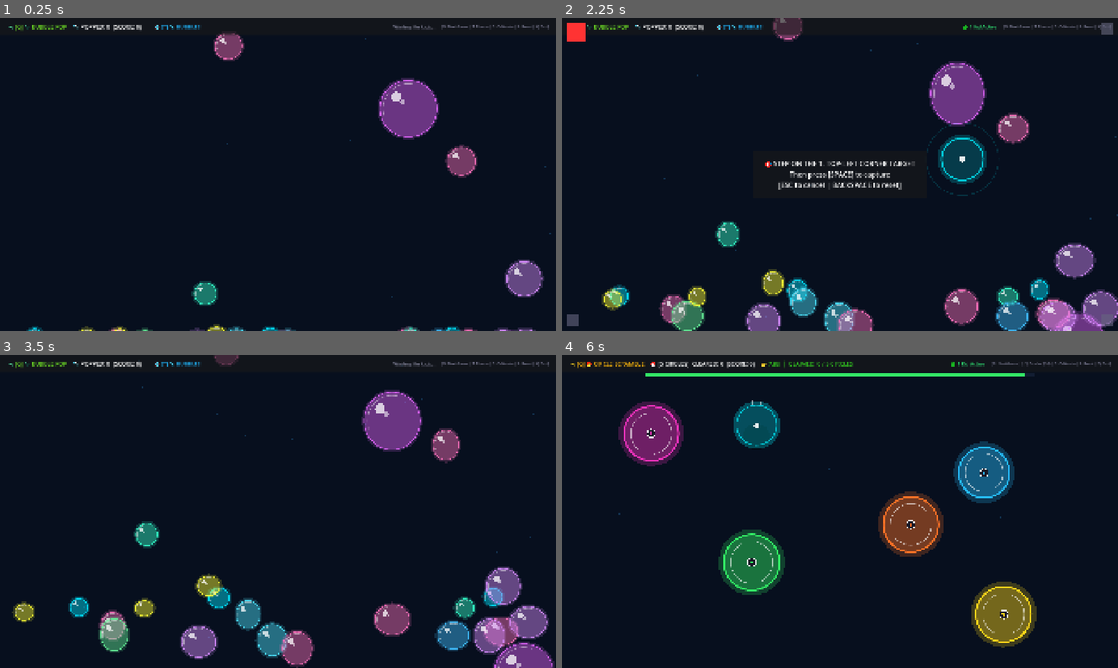
Above: before the commit, frames 1-4 (two rows, left to right).
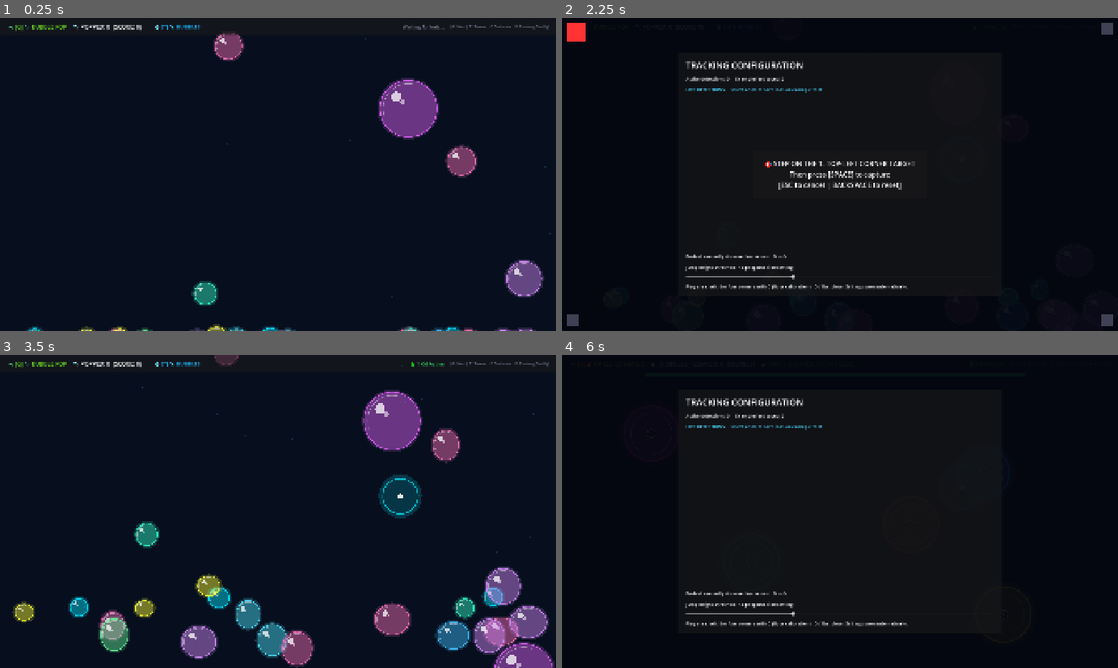
Above: after the commit, the same moments.

Repository: colins/motion-game
Game: Godot game, scene res://scenes/main.tscn
Two runs of this game, one before a commit and one after it. Both use one fixed random seed, a clock stepped at 60 frames per second and the inputs below.
Inputs (mouse positions are in pixels of both pictures, inside the frame that each line leads up to):
- Up to frame 1 (0.25 s): no input
- Up to frame 2 (2.25 s): tap Enter at 0.5 s; move the mouse to (962, 158) at 0.52 s; hold Up 0.53-1.28 s; hold D (toggle_config_screen, bound only after the commit) 0.53-1.28 s; click (962, 158) at 0.67 s; tap Space at 0.77, 1.07, 1.52, 1.82 s; move the mouse to (728, 190) at 1.27 s; hold Down 1.28-2.03 s; tap D (toggle_config_screen, bound only after the commit) at 1.35 s; move the mouse to (895, 105) at 2.02 s; hold Up from 2.03 s (still down); hold D (toggle_config_screen, bound only after the commit) from 2.03 s (still down); tap C at 2.1 s
- Up to frame 3 (3.5 s): keep holding Up; tap Space at 2.75, 3.02, 3.32 s; move the mouse to (250, 574) at 2.77 s; release D (toggle_config_screen, bound only after the commit) at 2.78 s; tap Enter at 2.85 s; click (250, 574) at 2.92 s; tap D (toggle_config_screen, bound only after the commit) at 3.05 s
- Up to frame 4 (6 s): move the mouse to (1006, 558) at 3.52 s; release Up at 3.53 s; hold D (toggle_config_screen, bound only after the commit) 3.53-4.28 s; hold Down 3.53-5.78 s; tap Backspace at 3.6 s; tap Space at 3.77, 4.07, 4.52, 4.82 s; move the mouse to (673, 464) at 4.27 s; tap G at 4.35 s; tap D (toggle_config_screen, bound only after the commit) at 4.55 s; move the mouse to (867, 511) at 5.02 s; hold D (toggle_config_screen, bound only after the commit) 5.03-5.78 s; tap M at 5.1 s; click (867, 511) at 5.17 s; move the mouse to (756, 433) at 5.77 s; hold Up from 5.78 s (still down); tap J at 5.85 s

The runs differ from the first frame. In frame 1, 0.2% of the frame differs, in the area x 70-99%, y 2-4%; in frame 2, 13%; in frame 3, 1.0%; in frame 4, 13%, in the area x 1-99%, y 1-94%.

Commit message:
D key fix

Diff:
--- a/game/scripts/game_manager.gd
+++ b/game/scripts/game_manager.gd
@@ -57,6 +57,11 @@
 var config_screen: CanvasLayer
 
 func _ready() -> void:
+	if not InputMap.has_action("toggle_config_screen"):
+		InputMap.add_action("toggle_config_screen")
+		var config_key := InputEventKey.new()
+		config_key.physical_keycode = KEY_D
+		InputMap.action_add_event("toggle_config_screen", config_key)
 	config_screen = preload("res://scripts/config_screen.gd").new()
 	config_screen.receiver = osc_receiver
 	add_child(config_screen)
@@ -438,18 +443,22 @@
 	if help_label:
 		match current_game_mode:
 			GameMode.LINE_JUMPER:
-				help_label.text = "[G: Next Game | Space/J: Jump | C: Calibrate | R: Reset | Q: Exit]"
+				help_label.text = "[G: Next | Space/J: Jump | C: Calibrate | D: Tracking Config | R: Reset]"
 			GameMode.CIRCLE_SCRAMBLE:
-				help_label.text = "[G: Next Game | [ / ]: Circles (2-6) | C: Calibrate | R: Reset | Q: Exit]"
+				help_label.text = "[G: Next | [ / ]: Circles | C: Calibrate | D: Tracking Config]"
 			GameMode.SPEED_RUSH:
-				help_label.text = "[G: Next Game | T: Theme | C: Calibrate | R: Reset | Q: Exit]"
+				help_label.text = "[G: Next | T: Theme | C: Calibrate | D: Tracking Config]"
 			_:
-				help_label.text = "[G: Next Game | T: Theme | C: Calibrate | R: Reset | Q: Exit]"
+				help_label.text = "[G: Next | T: Theme | C: Calibrate | D: Tracking Config]"
 
 # ==============================================================================
 # KEYBOARD & INPUT CONTROLS
 # ==============================================================================
 func _input(event: InputEvent) -> void:
+	if event.is_action_pressed("toggle_config_screen"):
+		config_screen.visible = not config_screen.visible
+		get_viewport().set_input_as_handled()
+		return
 	if event is InputEventKey and event.pressed:
 		var k = event.keycode if event.keycode != KEY_NONE else event.physical_keycode
 		print("[Input] Key pressed: keycode=%d physical=%d (%s)" % [event.keycode, event.physical_keycode, OS.get_keycode_string(k)])
@@ -513,8 +522,6 @@
 					calibration_overlay.close_calibration()
 				else:
 					calibration_overlay.open_calibration(osc_receiver.calibration)
-		elif k == KEY_D:
-			config_screen.visible = not config_screen.visible
 
 func _toggle_fullscreen() -> void:
 	if DisplayServer.window_get_mode() == DisplayServer.WINDOW_MODE_FULLSCREEN:
